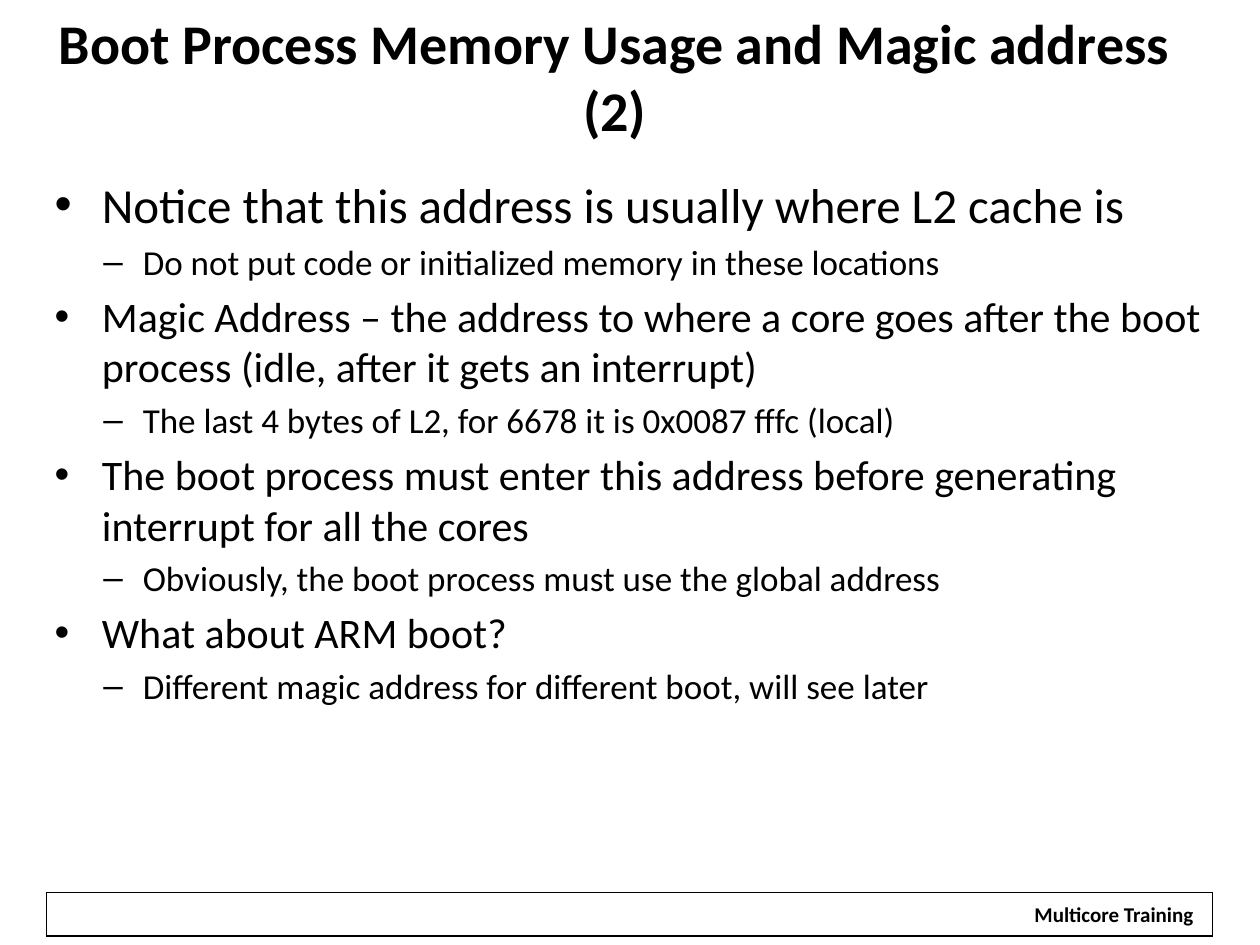
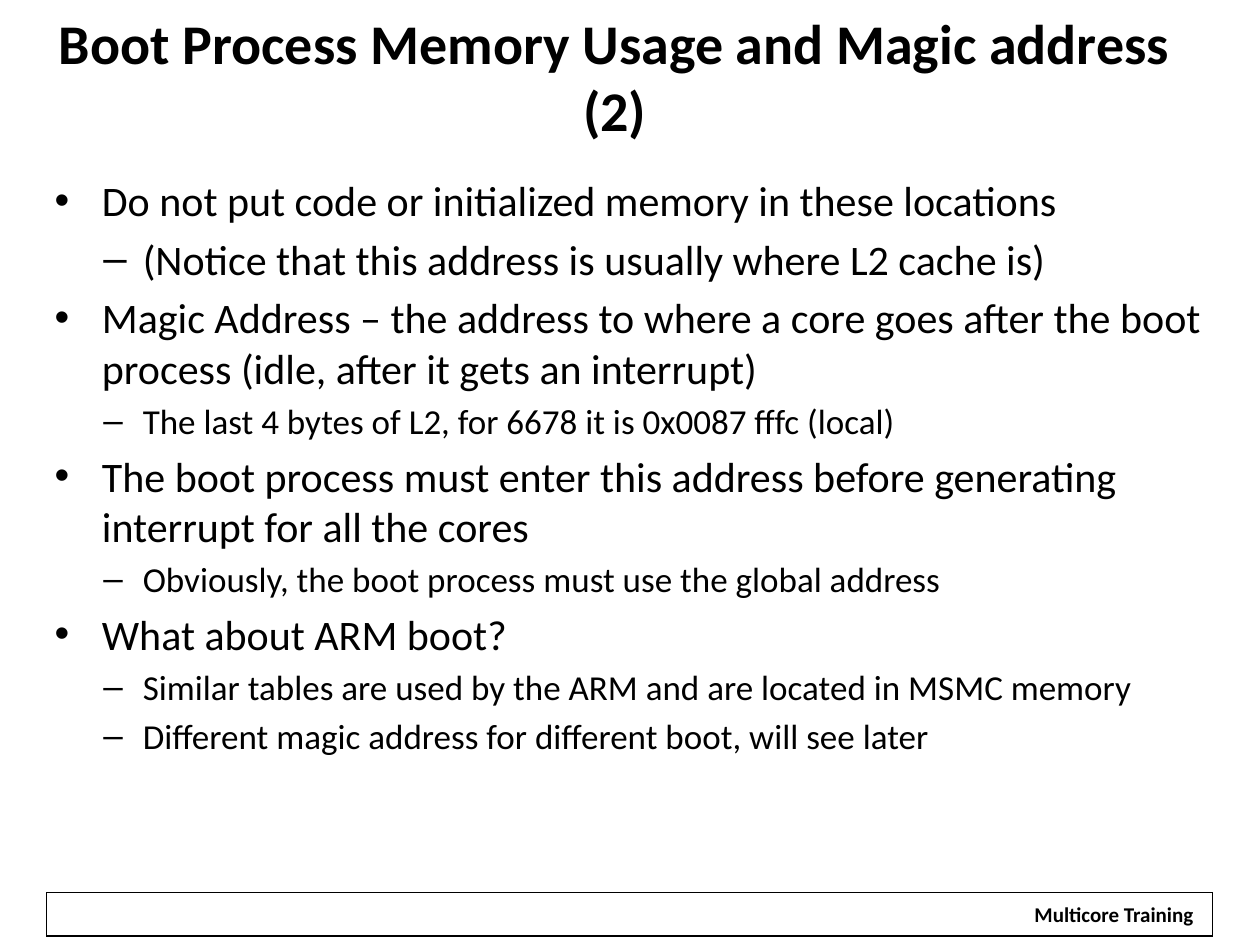
Before and after one commit to hari1989/keystone-workshop, a slide deck: slide 14 of preliminary/Working/presentations/KeyStone_2_ Bootloader_v2.pptx (slide 15 before the commit). Drawn at 1260x945 pixels with LibreOffice and Linux fonts; fonts in the diff are those of the drawing; background and template pictures are left out. Boxes give left, top, right and bottom in pixels: in the first picture for what was removed or moved away, otherwise in the second. Text is boxed around its words. In the diff, an @@ line names an element or a change of style, - is before the commit and + after.

```diff
--- a/preliminary/Working/presentations/KeyStone_2_ Bootloader_v2.pptx
+++ b/preliminary/Working/presentations/KeyStone_2_ Bootloader_v2.pptx
@@ text at <box>102,189,1124,231</box>: paragraph removed @@
-• Notice that this address is usually where L2 cache is
@@ text at <box>102,186,1056,223</box>: size 20 to 24 pt in "Do not put code or initialized memory ..."; bullet – to • @@
@@ text at <box>143,244,1045,282</box>: paragraph added @@
+  – (Notice that this address is usually where L2 cache is)
@@ text at <box>143,675,1131,706</box>: paragraph added @@
+  – Similar tables are used by the ARM and are located in MSMC memory
```
Also in this commit, not shown: 13 other slides changed, 4 slides added, 17 slides removed.
